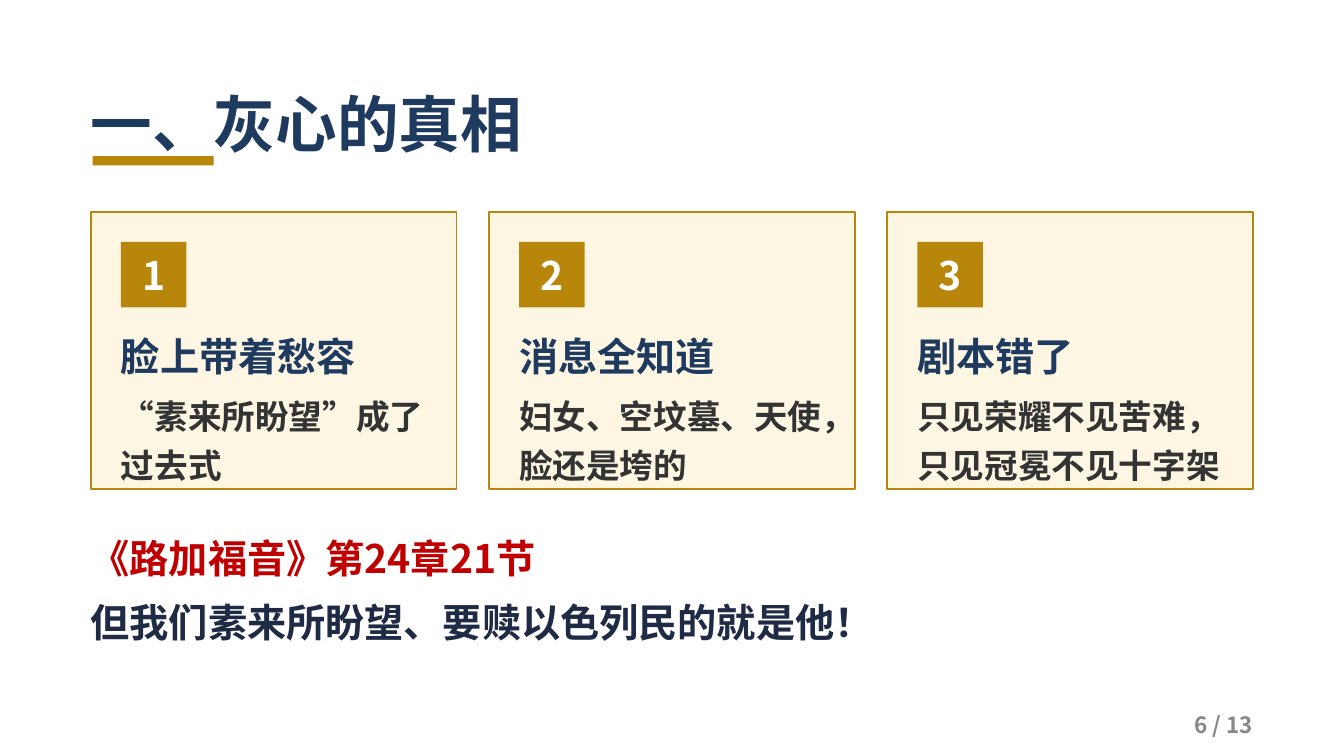
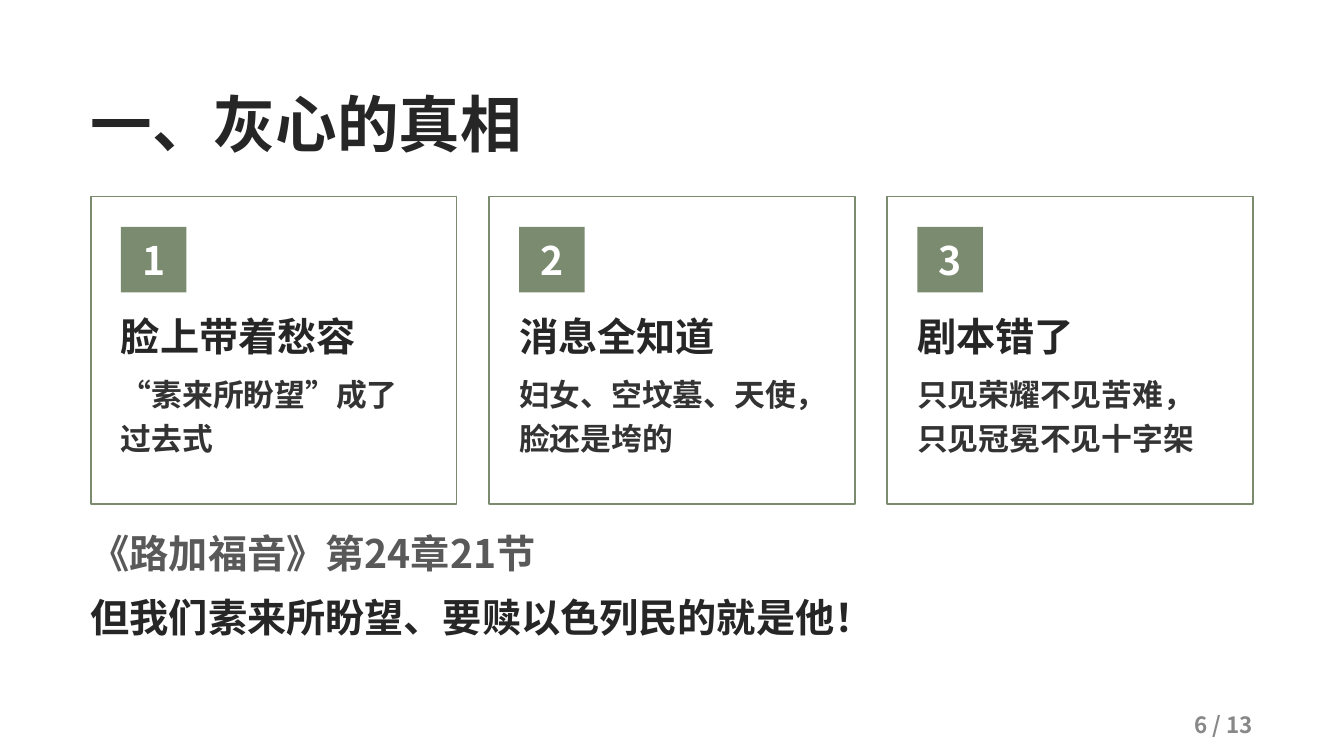
Before and after one commit to kaylechou/propresenter-lyric-tool, a slide deck: slide 6 of docs/从灰心到见证.pptx. Drawn at 1344x756 pixels with LibreOffice and Linux fonts; fonts in the diff are those of the drawing; background and template pictures are left out. Boxes give left, top, right and bottom in pixels: in the first picture for what was removed or moved away, otherwise in the second. Text is boxed around its words. In the diff, an @@ line names an element or a change of style, - is before the commit and + after.

Commit message:
更新讲道 PPT《从灰心到见证》v3：微风主题

```diff
--- a/docs/从灰心到见证.pptx
+++ b/docs/从灰心到见证.pptx
@@ text "一、灰心的真相" at (x1=91, y1=94, x2=522, y2=153): text colour #1E3A5F to #262626 @@
@@ rectangle removed at (x1=93, y1=156, x2=214, y2=165) @@
@@ rectangle resized from (x1=91, y1=212, x2=457, y2=489) to (x1=91, y1=197, x2=457, y2=504) @@
@@ rectangle resized from (x1=489, y1=212, x2=855, y2=489) to (x1=489, y1=197, x2=855, y2=504) @@
@@ fill #FDF6E3 to #FFFFFF; outline #B8860B 1.25 pt to #7A8B6F 1.25 pt in 3 elements at (x1=91, y1=197, x2=457, y2=504), (x1=489, y1=197, x2=855, y2=504), (x1=887, y1=197, x2=1253, y2=504) @@
@@ rectangle resized from (x1=887, y1=212, x2=1253, y2=489) to (x1=887, y1=197, x2=1253, y2=504) @@
@@ 3 rectangles moved together from (x1=121, y1=242, x2=983, y2=308) to (x1=121, y1=227, x2=983, y2=292) @@
@@ fill #B8860B to #7A8B6F in 3 elements at (x1=121, y1=227, x2=187, y2=292), (x1=519, y1=227, x2=585, y2=292), (x1=918, y1=227, x2=983, y2=292) @@
@@ text "脸上带着愁容" moved from (x1=121, y1=337, x2=423, y2=481) to (x1=121, y1=317, x2=398, y2=453) @@
@@ text "脸上带着愁容" at (x1=121, y1=317, x2=398, y2=453): text colour #1E3A5F to #262626 in "脸上带着愁容"; size 24 to 22 pt in "“素来所盼望”成了过去式" @@
@@ text "消息全知道" moved from (x1=519, y1=337, x2=855, y2=481) to (x1=519, y1=317, x2=827, y2=453) @@
@@ text "消息全知道" at (x1=519, y1=317, x2=827, y2=453): text colour #1E3A5F to #262626 in "消息全知道"; size 24 to 22 pt in "妇女、空坟墓、天使，脸还是垮的" @@
@@ text "剧本错了" moved from (x1=917, y1=337, x2=1219, y2=481) to (x1=917, y1=317, x2=1194, y2=453) @@
@@ text "剧本错了" at (x1=917, y1=317, x2=1194, y2=453): text colour #1E3A5F to #262626 in "剧本错了"; size 24 to 22 pt in "只见荣耀不见苦难，只见冠冕不见十字架" @@
@@ text "《路加福音》第24章21节" at (x1=91, y1=534, x2=874, y2=636): text colour #C00000 to #595959 in "《路加福音》第24章21节"; text colour #1F2A44 to #262626 in "但我们素来所盼望、要赎以色列民的就是他！" @@
```
Also in this commit, not shown: 12 other slides changed.
